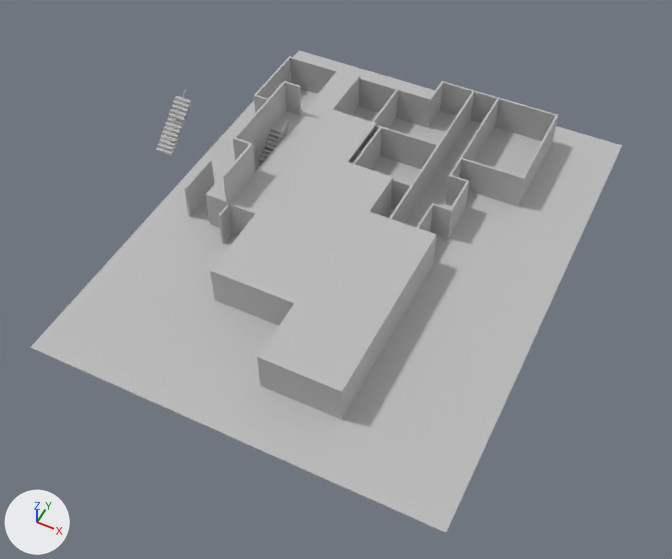
One commit to the OBJ model Assets/Props/building.obj: the scene before it, then after it.
Both versions are drawn from a camera (50 mm lens) standing at (22.1, -37.8, 54.8) and looking at (0.2, 6.1, 0.0). The lights are fixed; the arrows at lower left show +X, +Y and +Z. Where no turn or scale is listed for an object, it has been applied to the vertices. Vertices at the same position are counted once.

Objects in the first picture: 'building'.
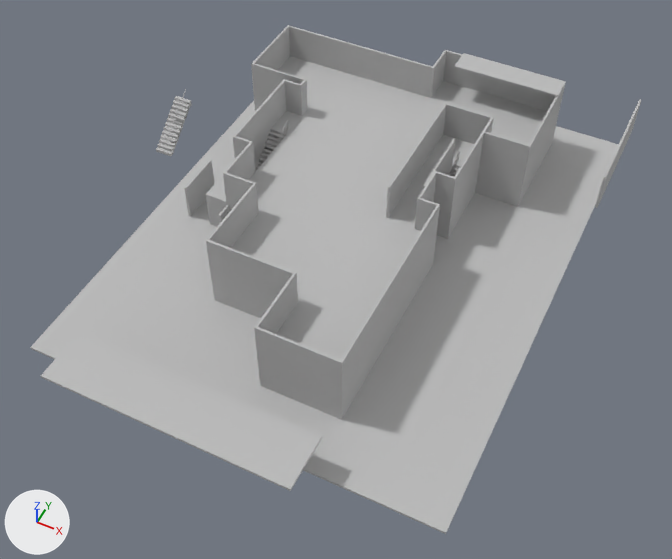
Commit message: Updated building model

Pixel boxes [x1, y1, x2, y2] of what changed, in the pictures (672 x 559 px; the box of a moved part takes in the faces that stretch with it):
'building', reshaped: before [30, 50, 622, 534]; after [30, 25, 641, 534]
part 1 of me_building, added: after [461, 97, 547, 157]
part 2 of me_building, added: after [522, 85, 565, 179]
part 3 of me_building, added: after [457, 155, 466, 164]
part 4 of me_building, added: after [483, 116, 494, 133]
part 5 of me_building, added: after [595, 99, 641, 208]
part 6 of me_building, added: after [388, 90, 497, 227]
part 7 of me_building, added: after [41, 332, 322, 491]
part 8 of me_building, moved or reshaped: before [445, 174, 467, 206]; after [433, 171, 454, 210]
part 9 of me_building, added: after [419, 172, 436, 202]
part 10 of me_building, added: after [386, 103, 447, 218]
part 11 of me_building, added: after [422, 138, 456, 191]
part 12 of me_building, added: after [443, 103, 491, 144]
part 13 of me_building, added: after [454, 53, 566, 97]
part 14 of me_building, added: after [415, 197, 440, 234]
part 15 of me_building, added: after [340, 205, 439, 392]
part 16 of me_building, added: after [254, 326, 341, 391]
part 17 of me_building, added: after [256, 274, 297, 334]
part 18 of me_building, added: after [206, 239, 298, 303]
part 19 of me_building, added: after [208, 184, 258, 248]
part 20 of me_building, added: after [225, 173, 259, 214]
part 21 of me_building, built on: before [223, 81, 522, 336]; after [223, 25, 555, 336]

The change, as a list of edits to the scene's bpy script:
```text
Change me_building:
    used by ob_building; location = (0.0, 0.0, 0.0)
    remove me_building.from_pydata(...)  # 1244 vertices, 1031 faces; spans x -21.0..16.1, y -10.2..31.9, z 0.0..6.6
    add me_building.from_pydata(...)  # 1862 vertices, 1530 faces; spans x -21.0..16.7, y -13.5..31.9, z 0.0..6.9
    me_building part 1: a new loose piece, a box spanning x 4.7..10.14, y 20.33..29.24, z 3.38..3.56, in mat_initialshadinggroup (grey #bcbcbc)
    me_building part 2: a new loose piece, a box spanning x 10.14..10.33, y 20.14..29.43, z 3.38..6.75, in mat_initialshadinggroup (grey #bcbcbc)
    me_building part 3: a new loose piece, a box spanning x 4.7..6.26, y 19.34..20.33, z 3.38..3.56, in mat_initialshadinggroup (grey #bcbcbc)
    me_building part 4: a new loose piece, a box spanning x 6.26..6.45, y 20.33..22.38, z 3.56..6.75, in mat_initialshadinggroup (grey #bcbcbc)
    me_building part 5: a new loose piece, a box spanning x 16.51..16.7, y 19.24..30.07, z 3.56..6.75, in mat_initialshadinggroup (grey #bcbcbc)
    me_building part 6: a new loose piece, a box spanning x 2.37..4.7, y 10.84..29.24, z 3.38..3.56, in mat_initialshadinggroup (grey #bcbcbc)
    me_building part 7: a new loose piece, a box spanning x -12.3..6.84, y -13.47..-9.22, z 3.38..3.56, in mat_initialshadinggroup (grey #bcbcbc)
    me_building part 8: the loose piece of 8 vertices spanning x 4.7..6.3, y 17.7..17.9, z 0.2..3.4 is moved by (0.0, -3.7, 3.3)
    me_building part 9: a new loose piece, a box spanning x 4.7..4.88, y 10.84..13.97, z 3.38..6.75, in mat_initialshadinggroup (grey #bcbcbc)
    me_building part 10: a new loose piece, a box spanning x 2.19..2.37, y 10.84..22.38, z 3.57..6.75, in mat_initialshadinggroup (grey #bcbcbc)
    me_building part 11: a new loose piece, a box spanning x 4.51..4.7, y 12.17..18.39, z 3.56..6.75, in mat_initialshadinggroup (grey #bcbcbc)
    me_building part 12: a new loose piece, a box spanning x 2.37..6.26, y 22.2..22.38, z 3.56..6.75, in mat_initialshadinggroup (grey #bcbcbc)
    me_building part 13: a new loose piece, a box spanning x 1.05..10.33, y 27.27..29.43, z 6.75..6.94, in mat_initialshadinggroup (grey #bcbcbc)
    me_building part 14: a new loose piece, a box spanning x 4.7..6.45, y 10.66..10.84, z 3.56..6.75, in mat_initialshadinggroup (grey #bcbcbc)
    me_building part 15: a new loose piece, a box spanning x 6.26..6.45, y -5.56..10.66, z 3.56..6.75, in mat_initialshadinggroup (grey #bcbcbc)
    me_building part 16: a new loose piece, a box spanning x -0.03..6.26, y -5.56..-5.38, z 3.56..6.75, in mat_initialshadinggroup (grey #bcbcbc)
    me_building part 17: a new loose piece, a box spanning x -0.03..0.15, y -5.38..-0.17, z 3.56..6.75, in mat_initialshadinggroup (grey #bcbcbc)
    me_building part 18: a new loose piece, a box spanning x -7.14..0.15, y -0.17..0.01, z 3.56..6.75, in mat_initialshadinggroup (grey #bcbcbc)
    me_building part 19: a new loose piece, a box spanning x -7.14..-6.95, y 0.01..6.59, z 3.56..6.75, in mat_initialshadinggroup (grey #bcbcbc)
    me_building part 20: a new loose piece, a box spanning x -9.61..-6.95, y 6.59..6.77, z 3.56..6.75, in mat_initialshadinggroup (grey #bcbcbc)
    me_building part 21: 20 vertices moved from x -11.4..6.4, y 6.6..19.2, z 0.2..6.6 to x -11.4..6.4, y 6.6..20.1, z 0.2..6.8; 25 vertices removed from x -9.8..6.4, y 6.6..26.6, z 0.2..3.6; 410 vertices added at x -15.0..10.1, y 6.6..29.4, z 0.2..6.8
```
